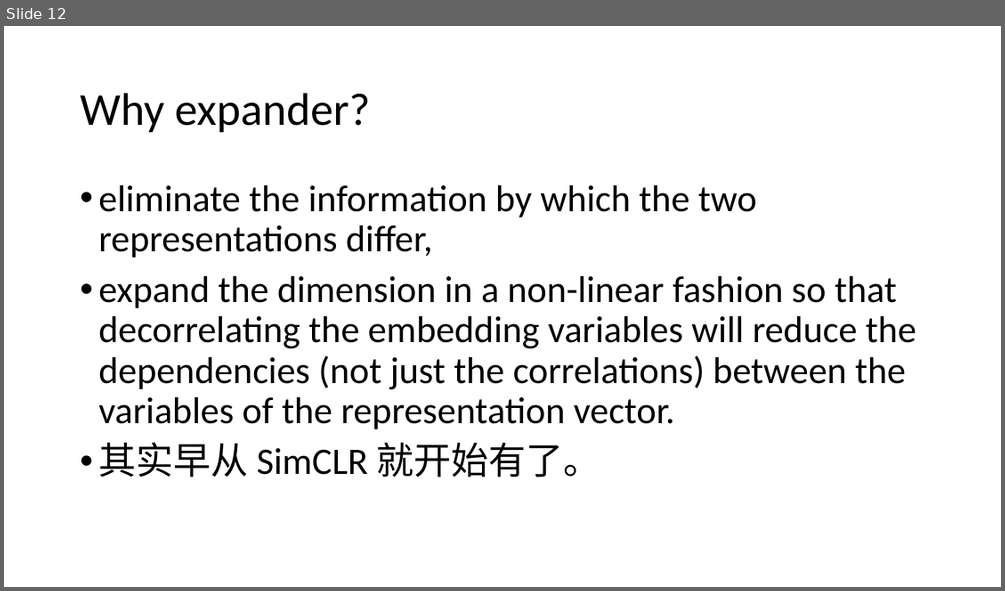
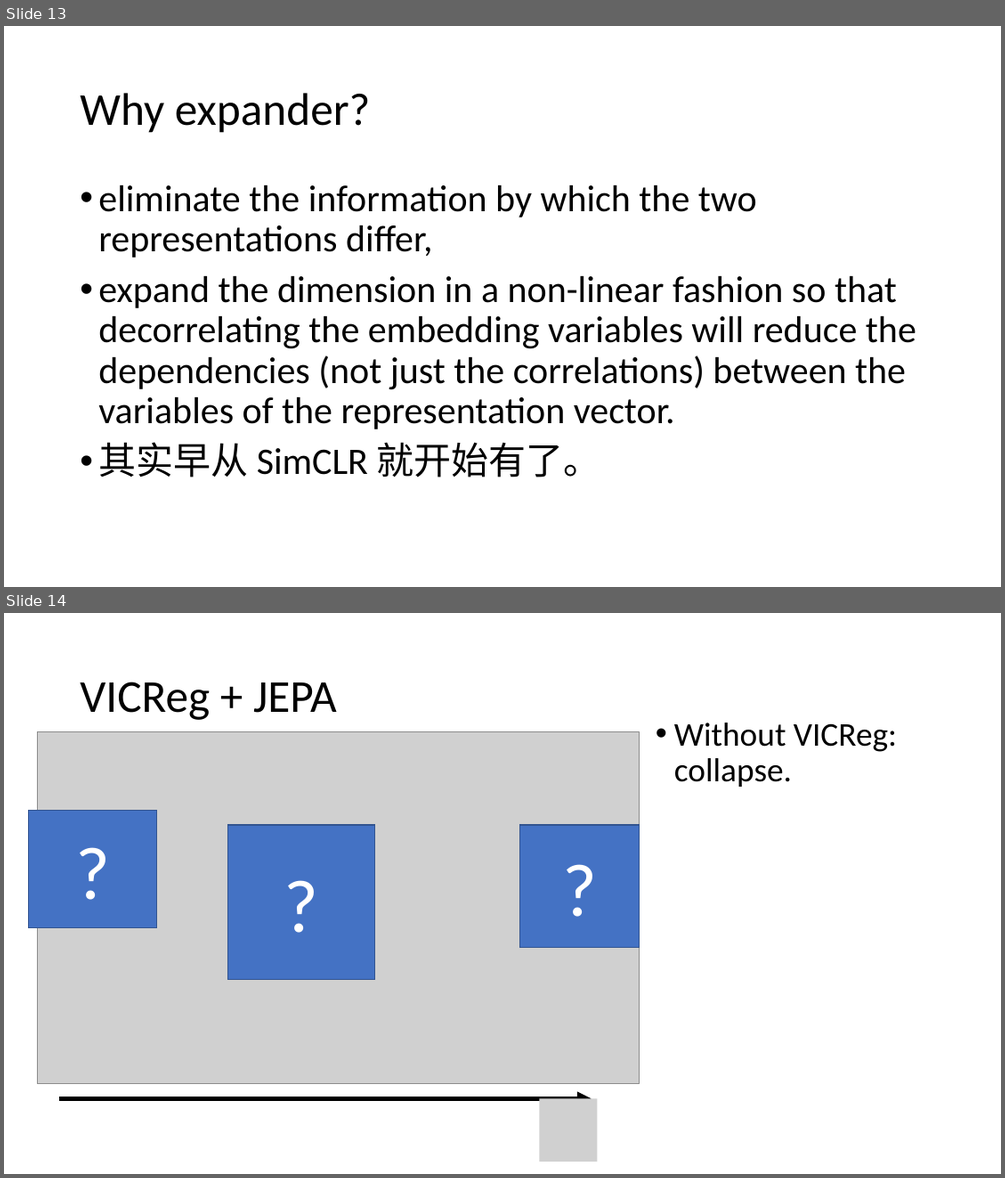
Before and after one commit to Daniel-Chin/3S, a slide deck: notes_slides/VICReg_and_related_works.pptx. Shown one above the other, each under a label of ours: slide 12 before the commit, slides 13 and 14 after it. The pictures are 1005x591 and 1005x1178 pixels, drawn with LibreOffice and Linux fonts; fonts in the diff are those of the drawing; grey boxes stand for pictures. Boxes give left, top, right and bottom in pixels: in the first picture for what was removed or moved away, otherwise in the second. Text is boxed around its words. In the diff, an @@ line names an element or a change of style, - is before the commit and + after.

```diff
--- a/notes_slides/VICReg_and_related_works.pptx
+++ b/notes_slides/VICReg_and_related_works.pptx
@@ slide 14 added at bbox=[4, 613, 1001, 1174], background #FFFFFF @@
@@ title added at bbox=[80, 682, 337, 720], 44 pt, text #000000 @@
+VICReg + JEPA
@@ picture added at bbox=[38, 732, 639, 1084] @@
@@ text added at bbox=[674, 722, 897, 787], 32 pt, text #000000 @@
+• Without VICReg: collapse.
@@ rectangle added at bbox=[29, 810, 156, 928], fill #4472C4, outline #325491 1 pt, 72 pt, text #FFFFFF @@
+?
@@ rectangle added at bbox=[227, 825, 375, 979], fill #4472C4, outline #325491 1 pt, 72 pt, text #FFFFFF @@
+?
@@ rectangle added at bbox=[520, 825, 639, 948], fill #4472C4, outline #325491 1 pt, 72 pt, text #FFFFFF @@
+?
@@ arrow added from (58, 1098) to (591, 1098), #000000 4.5 pt @@
@@ picture added at bbox=[540, 1098, 597, 1161] @@
@@ what was slide 12 is now slide 13 @@
```
Also in this commit, not shown: 1 slide changed, 3 other slides added.
